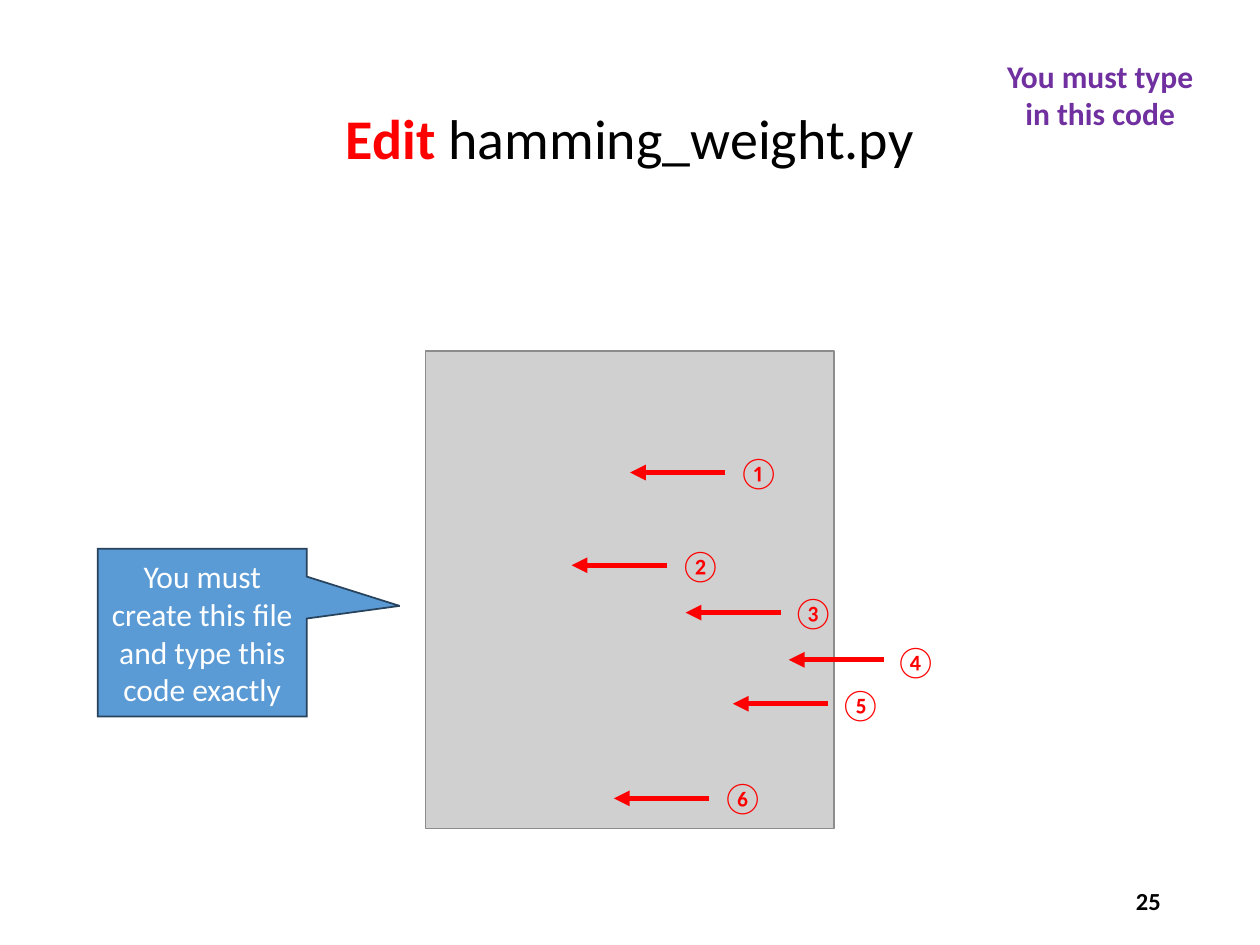
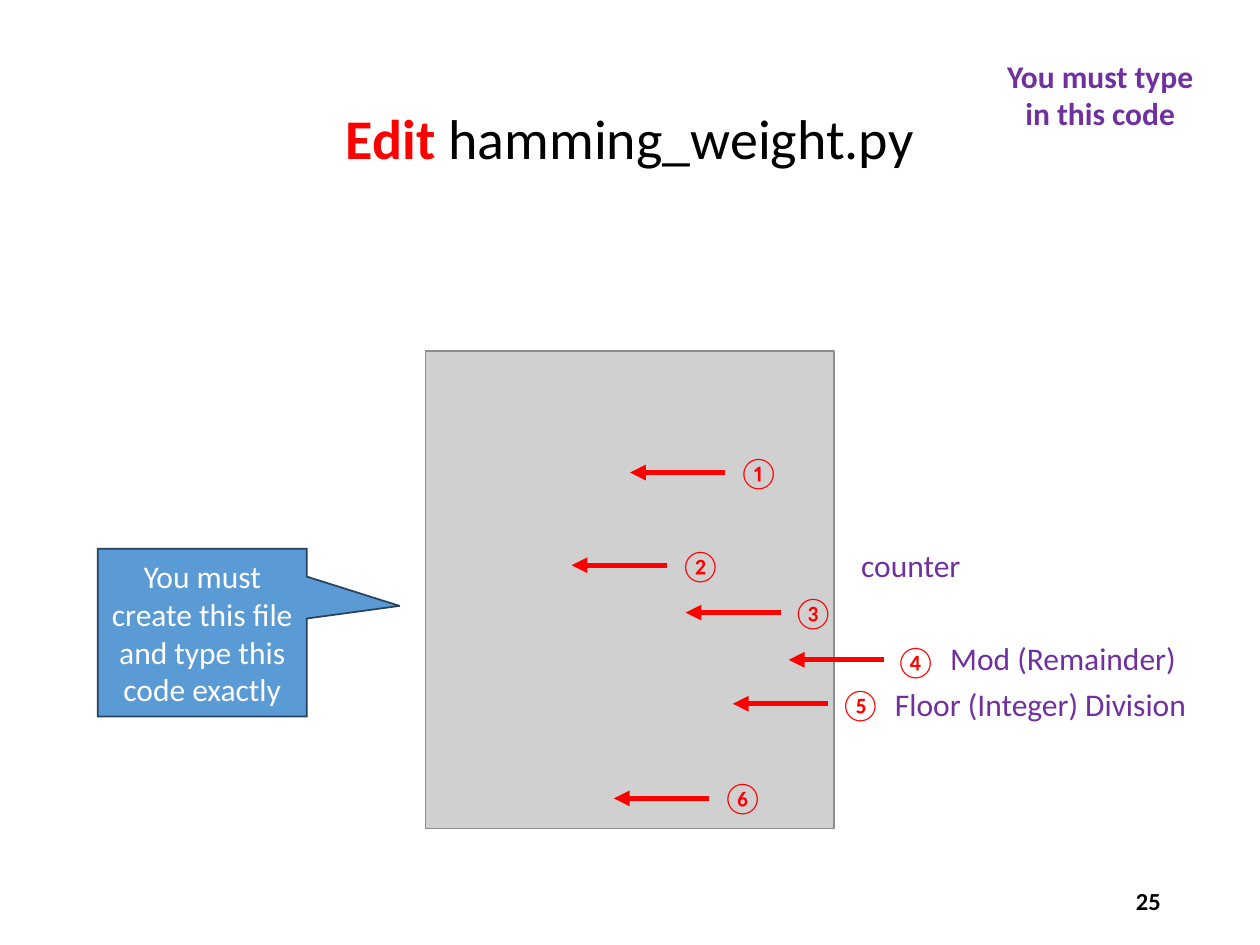
Before and after one commit to dbiersach/scicomp101, a slide deck: slide 25 of Session 04 - Algorithms/Session 04 - Algorithms.pptx. Drawn at 1260x945 pixels with LibreOffice and Linux fonts; fonts in the diff are those of the drawing; grey boxes stand for pictures. Boxes give left, top, right and bottom in pixels: in the first picture for what was removed or moved away, otherwise in the second. Text is boxed around its words. In the diff, an @@ line names an element or a change of style, - is before the commit and + after.

```diff
--- a/Session 04 - Algorithms/Session 04 - Algorithms.pptx
+++ b/Session 04 - Algorithms/Session 04 - Algorithms.pptx
@@ text added at (861,557,960,578), 18 pt, text #7030A0 @@
+counter
@@ text added at (950,647,1175,674), 18 pt, text #7030A0 @@
+Mod (Remainder)
@@ text added at (895,693,1186,722), 18 pt, text #7030A0 @@
+Floor (Integer) Division
```
Also in this commit, not shown: 12 other slides changed, 2 other files.
